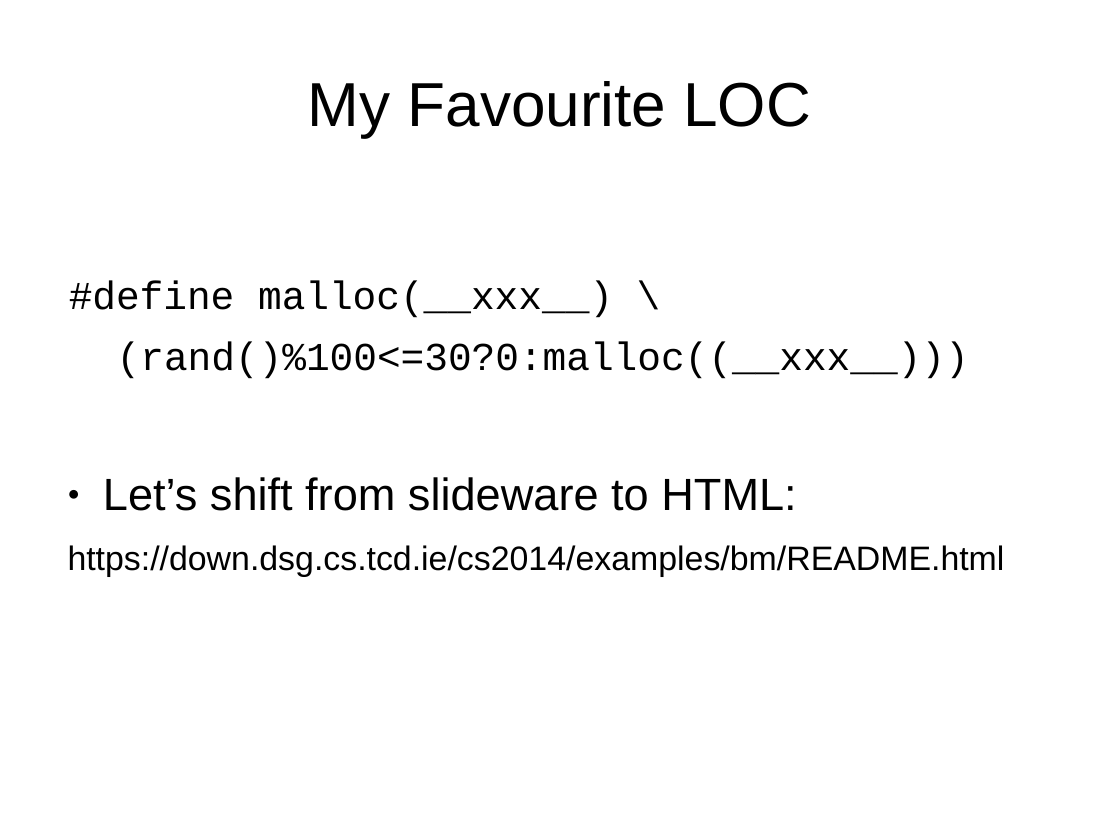
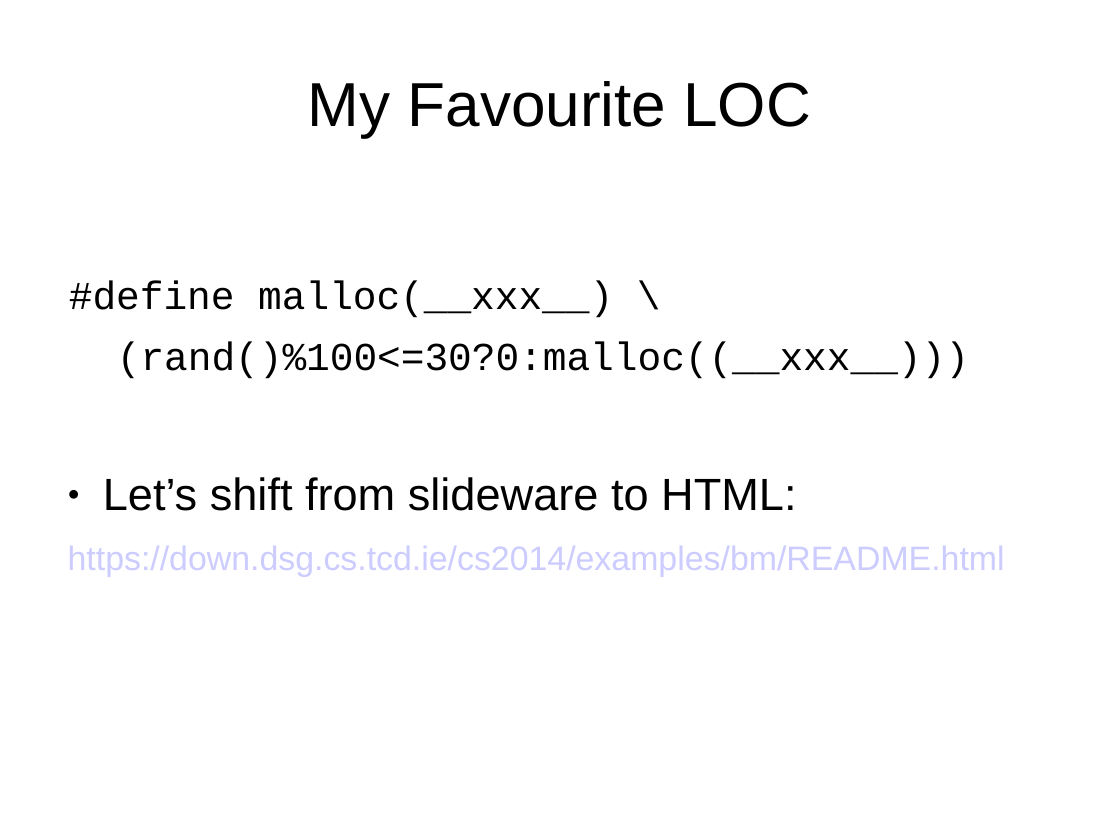
Before and after one commit to sftcd/cs2014, a slide deck: slide 11 of lectures/intro.ppt (slide 8 before the commit). Drawn at 1120x840 pixels with LibreOffice and Linux fonts; fonts in the diff are those of the drawing. Boxes give left, top, right and bottom in pixels: in the first picture for what was removed or moved away, otherwise in the second. Text is boxed around its words. In the diff, an @@ line names an element or a change of style, - is before the commit and + after.

```diff
--- a/lectures/intro.ppt
+++ b/lectures/intro.ppt
@@ text at (x1=68, y1=281, x2=1005, y2=577): text colour #000000 to #CCCCFF in "https://down.dsg.cs.tcd.ie/cs2014/examples/bm/README.html"; indent changed @@
```
Also in this commit, not shown: 6 other slides changed, 3 slides added, 1 other file.
